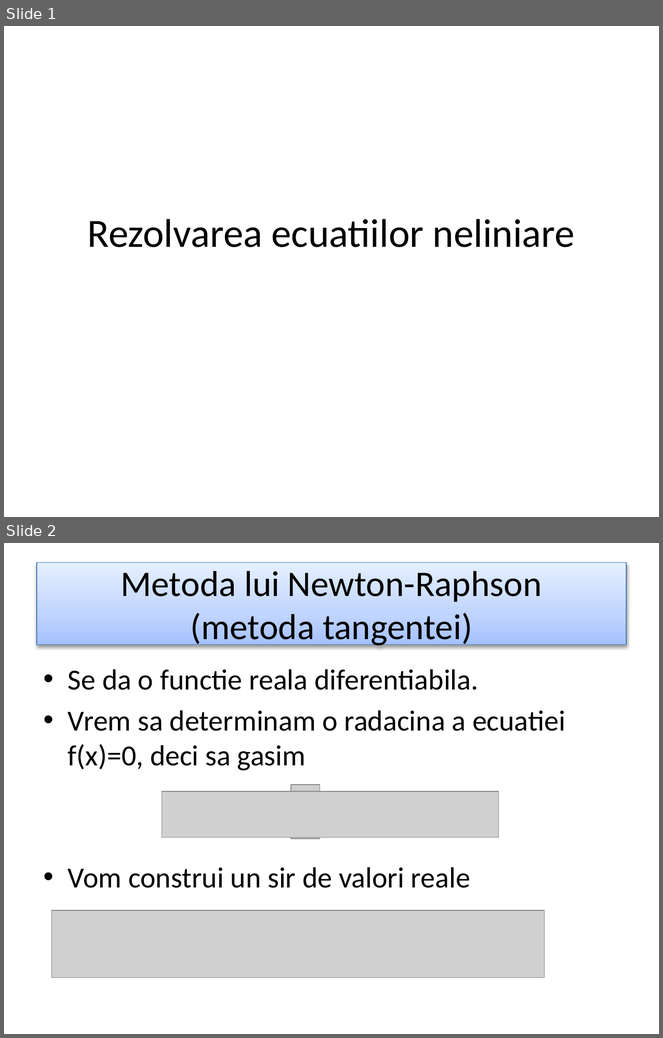
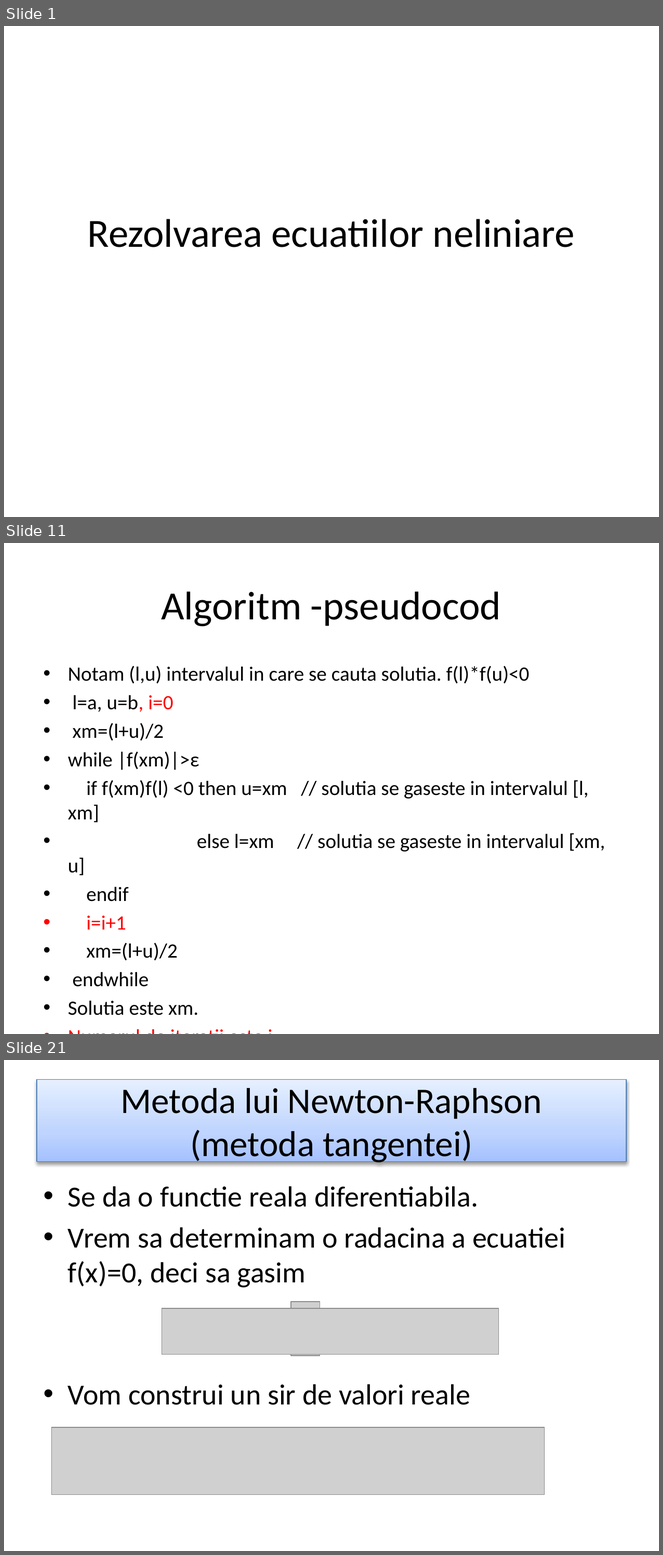
Before and after one commit to ArmynC/ArminC-UTM-Info, a slide deck: Anul 1/Semestrul II/Calcul numeric/Curs 5/Lectie.pptx. Shown one above the other, each under a label of ours: slides 1 and 2 before the commit, slides 1, 11 and 21 after it; the slides between them are not shown. The pictures are 663x1038 and 663x1555 pixels, drawn with LibreOffice and Linux fonts; fonts in the diff are those of the drawing; grey boxes stand for pictures. Boxes give left, top, right and bottom in pixels: in the first picture for what was removed or moved away, otherwise in the second. Text is boxed around its words. In the diff, an @@ line names an element or a change of style, - is before the commit and + after.

```diff
--- a/Anul 1/Semestrul II/Calcul numeric/Curs 5/Lectie.pptx
+++ b/Anul 1/Semestrul II/Calcul numeric/Curs 5/Lectie.pptx
@@ slide 11 added at box(4, 543, 659, 1034), background #FFFFFF @@
@@ title added at box(161, 591, 501, 627), 44 pt, text #000000 @@
+Algoritm -pseudocod
@@ text added at box(68, 666, 605, 987), 22.4 pt, text #000000 @@
+• Notam (l,u) intervalul in care se cauta solutia. f(l)*f(u)<0
+• l=a, u=b, i=0
+• xm=(l+u)/2
+• while |f(xm)|>ε
+• if f(xm)f(l) <0 then u=xm // solutia se gaseste in intervalul [l, xm]
+• else l=xm // solutia se gaseste in intervalul [xm, u]
+• endif
+• i=i+1
+• xm=(l+u)/2
+• endwhile
+• Solutia este xm.
+• Numarul de iteratii este i.
@@ what was slide 2 is now slide 21 @@
```
Also in this commit, not shown: 31 other slides added, 9 other files.
